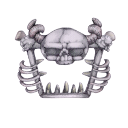
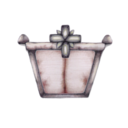
Layers edited between the first and the second 128px x 128px image:
added layer "door-angel" above "door-boss" over (17, 24, 113, 99)
hid "door-boss" over (17, 17, 113, 99)
hid "door-spikes" over (14, 30, 116, 98)
showed "door-closed", painted on it over (30, 44, 100, 97)
